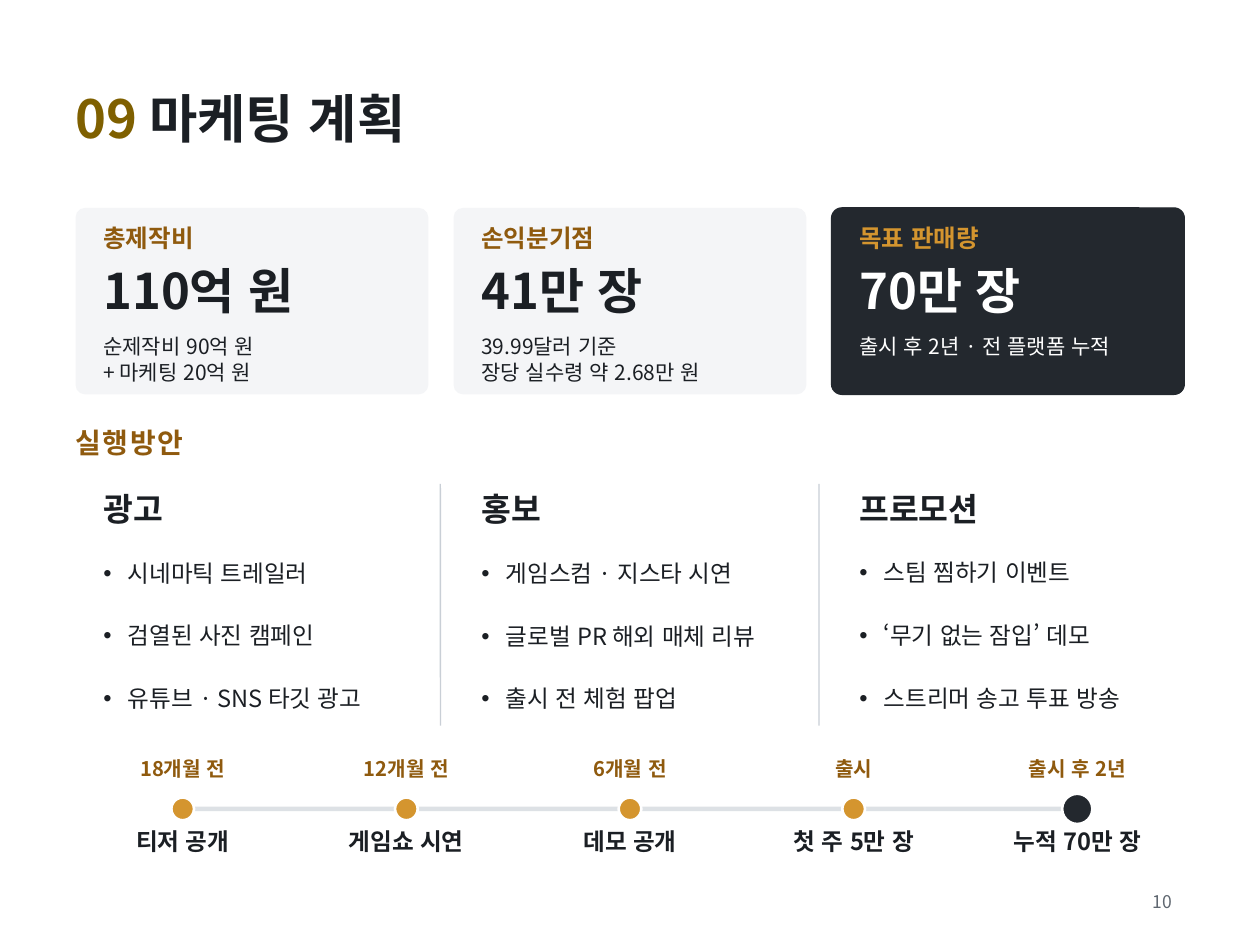
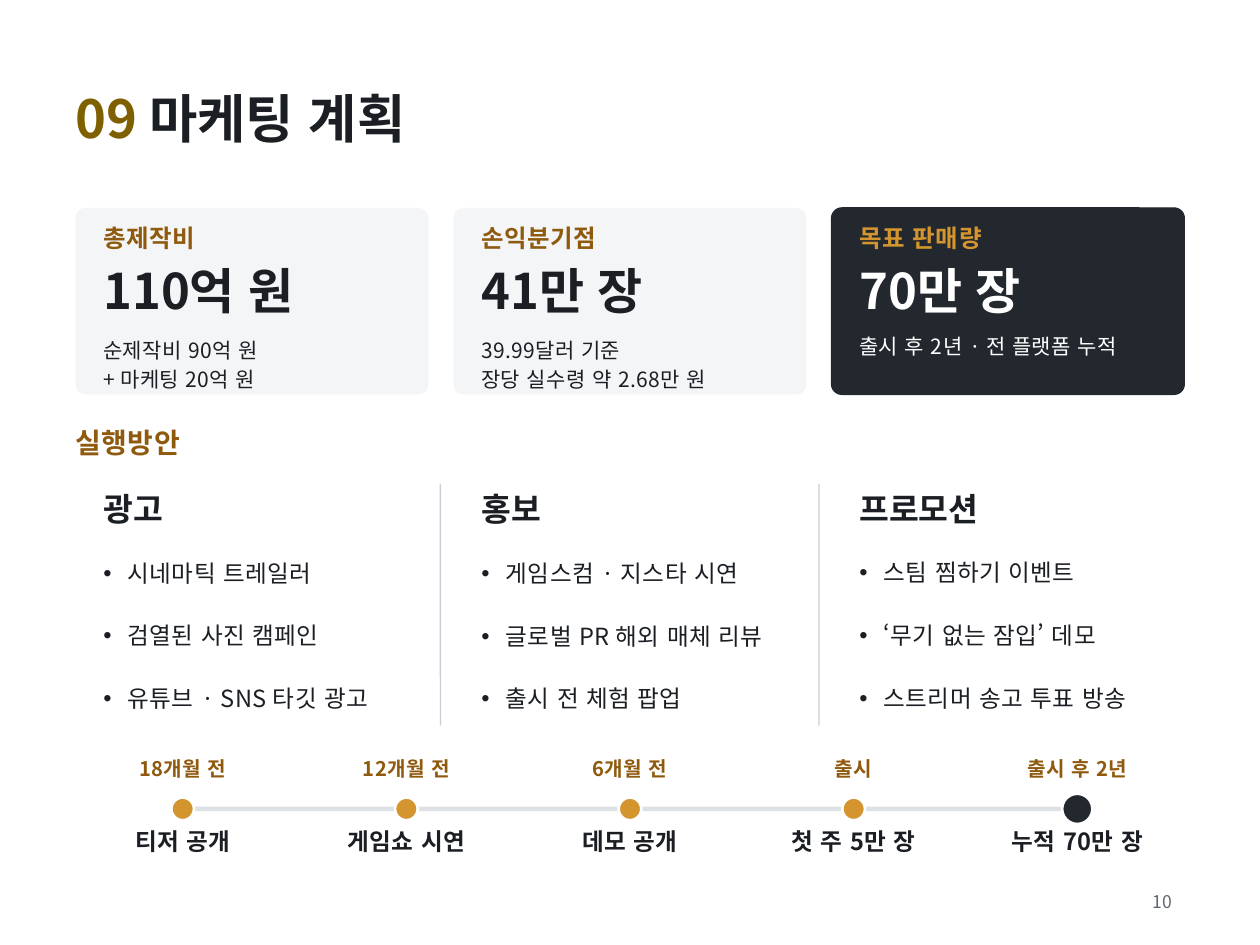
Before and after one commit to golgold/unitybasic, a slide deck: slide 10 of 기획/김민우_게임_FRAME UNDER FIRE.pptx. Drawn at 1260x945 pixels with LibreOffice and Linux fonts; fonts in the diff are those of the drawing. Boxes give left, top, right and bottom in pixels: in the first picture for what was removed or moved away, otherwise in the second. Text is boxed around its words. In the diff, an @@ line names an element or a change of style, - is before the commit and + after.

```diff
--- a/기획/김민우_게임_FRAME UNDER FIRE.pptx
+++ b/기획/김민우_게임_FRAME UNDER FIRE.pptx
@@ text "순제작비 90억 원 + 마케팅 ..." at <box>103,340,257,389</box>: letter spacing 0 to 0.2 pt; line spacing 1 to 1.15 @@
@@ text "39.99달러 기준" at <box>481,340,706,389</box>: letter spacing 0 to 0.2 pt; line spacing 1 to 1.15 @@
@@ text "출시 후 2년 · 전 ..." at <box>859,336,1116,356</box>: letter spacing 0 to 0.2 pt @@
@@ text "실행방안" at <box>76,429,180,456</box>: letter spacing 1 to 0.3 pt @@
@@ letter spacing 0 to 0.3 pt in 14 elements at <box>481,226,596,249</box>, <box>859,226,982,249</box>, <box>128,562,311,584</box>, <box>128,624,319,646</box>, <box>128,687,368,709</box>, <box>506,562,738,584</box>, <box>506,625,762,647</box>, <box>506,687,682,709</box>, <box>884,561,1075,583</box>, <box>884,623,1096,646</box>, <box>884,687,1126,709</box>, <box>348,830,465,852</box>, <box>792,830,916,852</box>, <box>1012,830,1143,852</box> @@
```
Also in this commit, not shown: 7 other slides changed.
